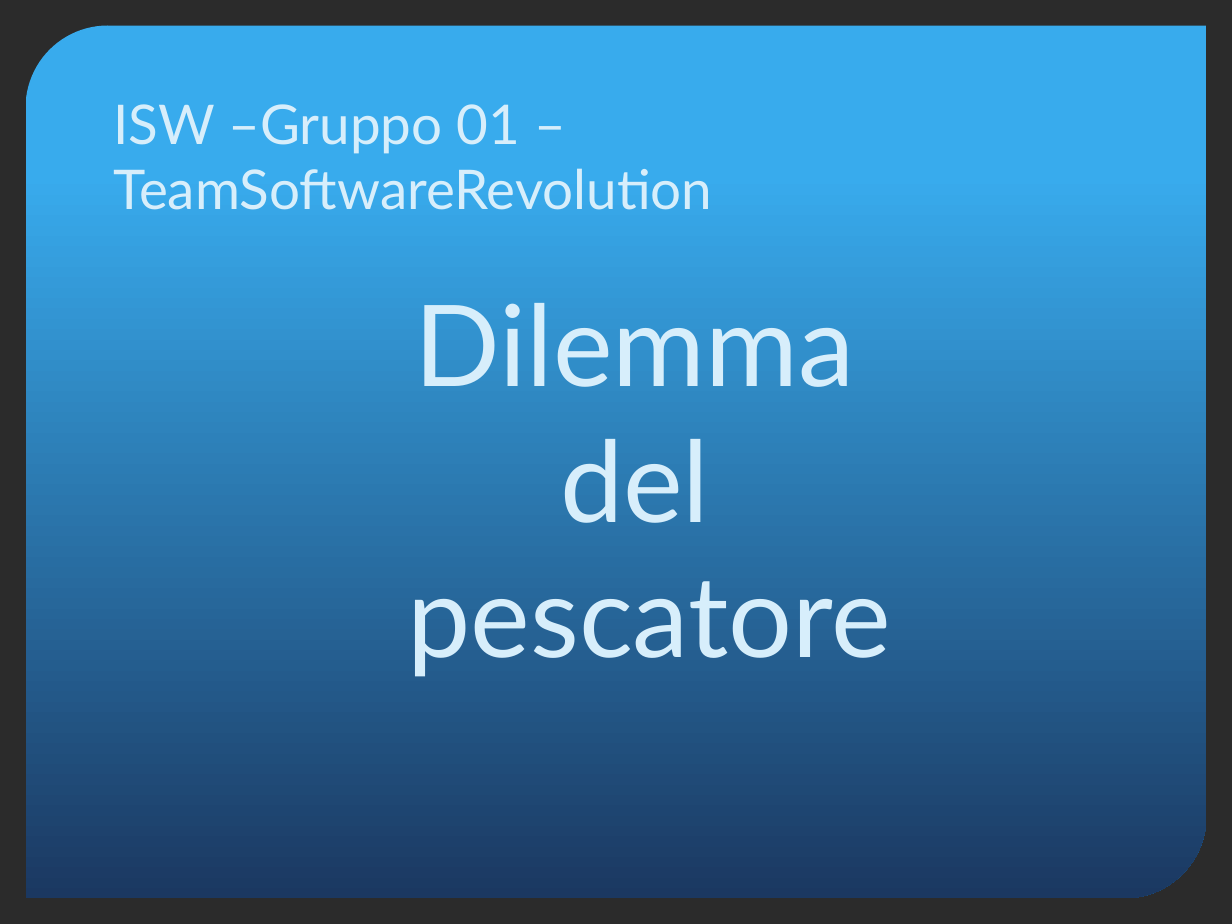
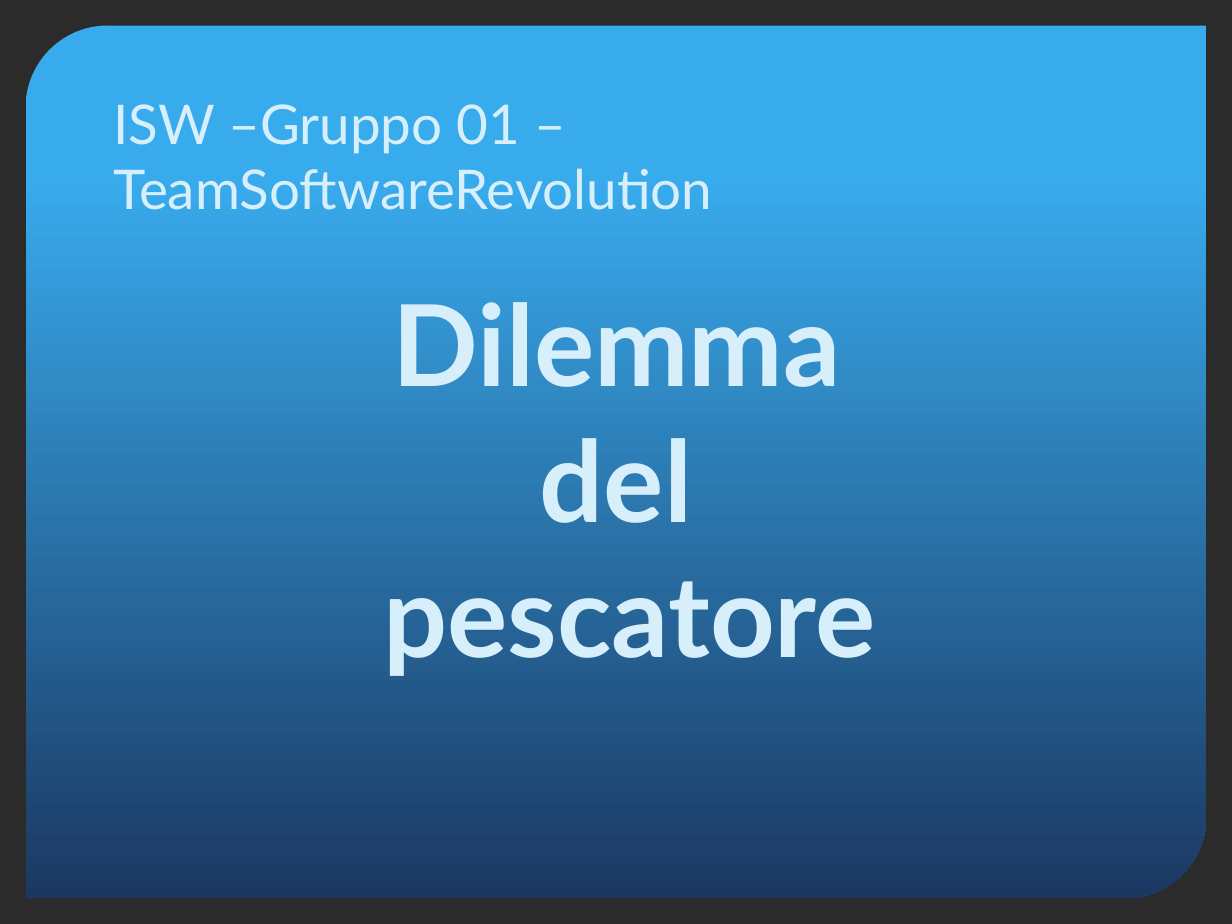
Before and after one commit to yan0z/ISW, a slide deck: slide 1 of Quesito4-presentazione.pptx. Drawn at 1232x924 pixels with LibreOffice and Linux fonts; fonts in the diff are those of the drawing; background and template pictures are left out; a plain dark background stands for a picture behind light text. Boxes give left, top, right and bottom in pixels: in the first picture for what was removed or moved away, otherwise in the second. Text is boxed around its words. In the diff, an @@ line names an element or a change of style, - is before the commit and + after.

```diff
--- a/Quesito4-presentazione.pptx
+++ b/Quesito4-presentazione.pptx
@@ text "Dilemma": place and size @@
-text "Dilemma" at bbox=[407, 303, 891, 677]
+text "Dilemma" at bbox=[384, 302, 876, 676]
@@ text "Dilemma" at bbox=[384, 302, 876, 676]: bold on @@
```
Also in this commit, not shown: 4 other slides changed, 1 other file.
